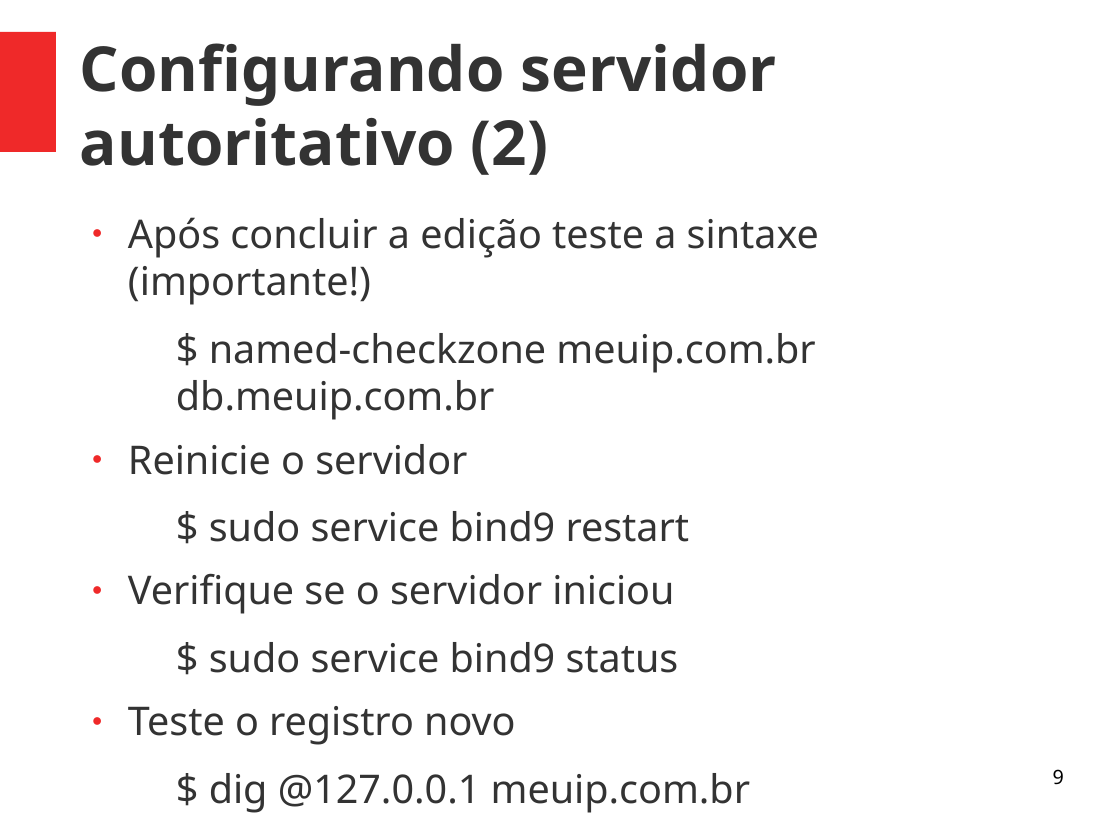
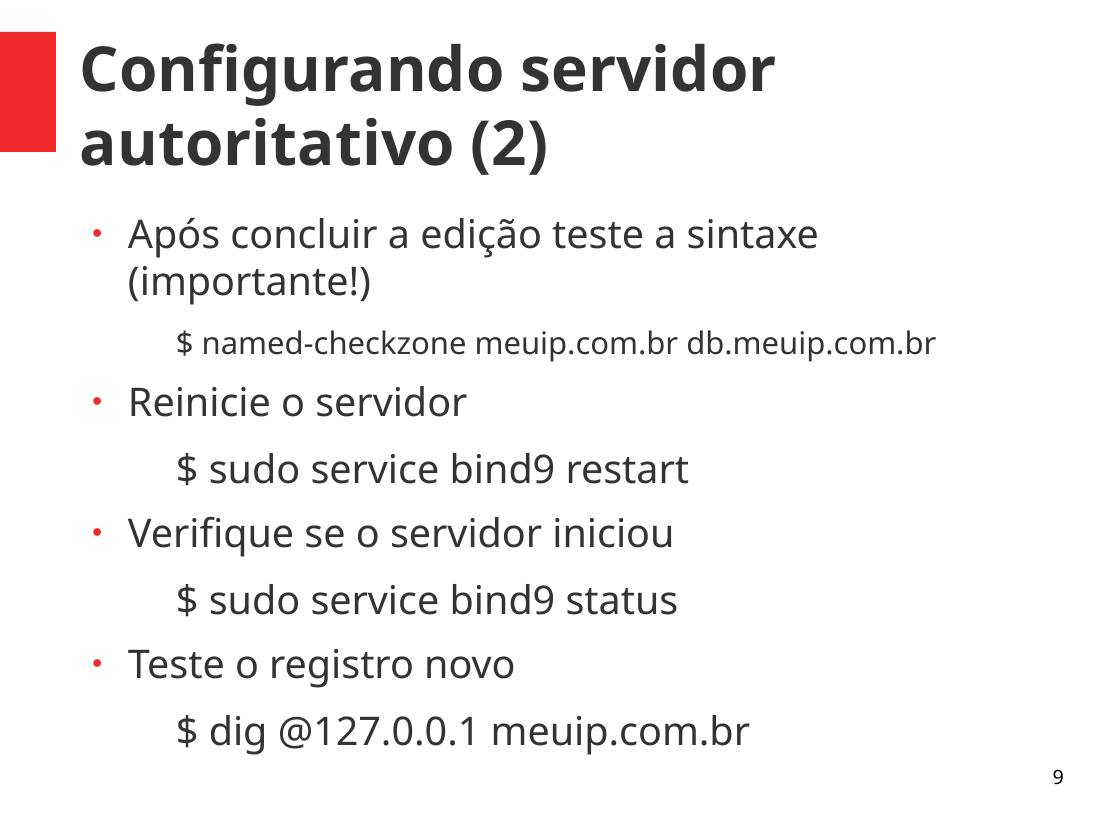
Before and after one commit to viniciusalveshax/aulas, a slide deck: slide 9 of adm-seg-redes/11-dns3-bind2/11-bind2.odp. Drawn at 1120x840 pixels with LibreOffice and Linux fonts; fonts in the diff are those of the drawing. Boxes give left, top, right and bottom in pixels: in the first picture for what was removed or moved away, otherwise in the second. Text is boxed around its words. In the diff, an @@ line names an element or a change of style, - is before the commit and + after.

Commit message:
Ajustes na aula 2 sobre Bind

```diff
--- a/adm-seg-redes/11-dns3-bind2/11-bind2.odp
+++ b/adm-seg-redes/11-dns3-bind2/11-bind2.odp
@@ text at box(202, 330, 936, 362): size 28 to 22 pt in "$ named-checkzone meuip.com.br db.meuip.com.br" @@
```
